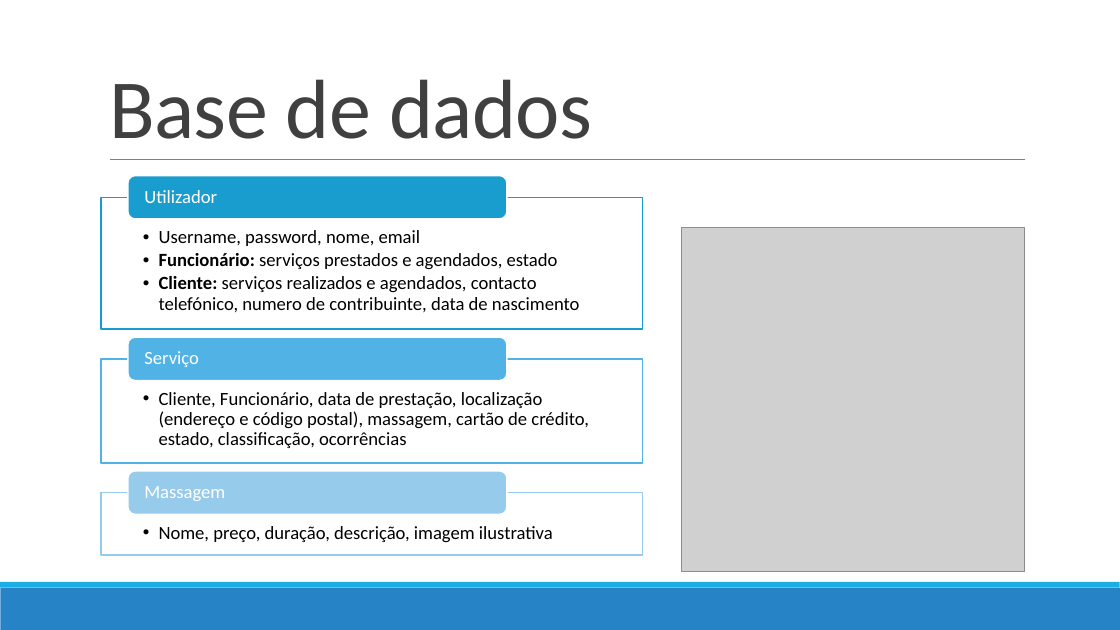
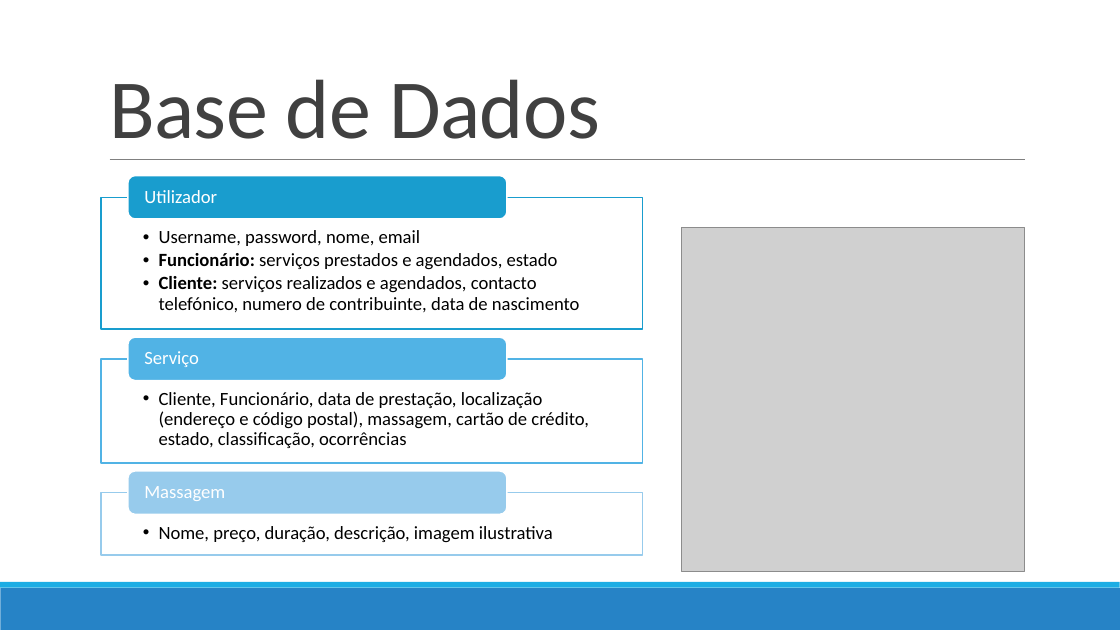
Before and after one commit to ruicalheno133/home-massage, a slide deck: slide 13 of Parte_III/Apresentação 3.pptx. Drawn at 1120x630 pixels with LibreOffice and Linux fonts; fonts in the diff are those of the drawing; grey boxes stand for pictures. Boxes give left, top, right and bottom in pixels: in the first picture for what was removed or moved away, otherwise in the second. Text is boxed around its words. In the diff, an @@ line names an element or a change of style, - is before the commit and + after.

```diff
--- a/Parte_III/Apresentação 3.pptx
+++ b/Parte_III/Apresentação 3.pptx
@@ title at box(109, 79, 600, 139): text changed @@
-Base de dados
+Base de Dados
```
Also in this commit, not shown: 6 other slides changed, 1 slide added.
